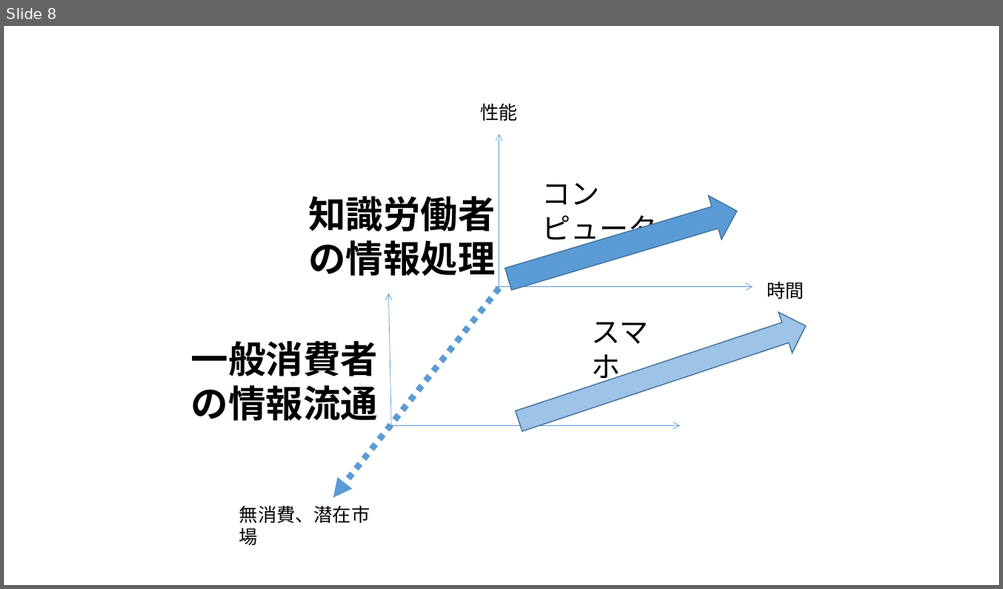
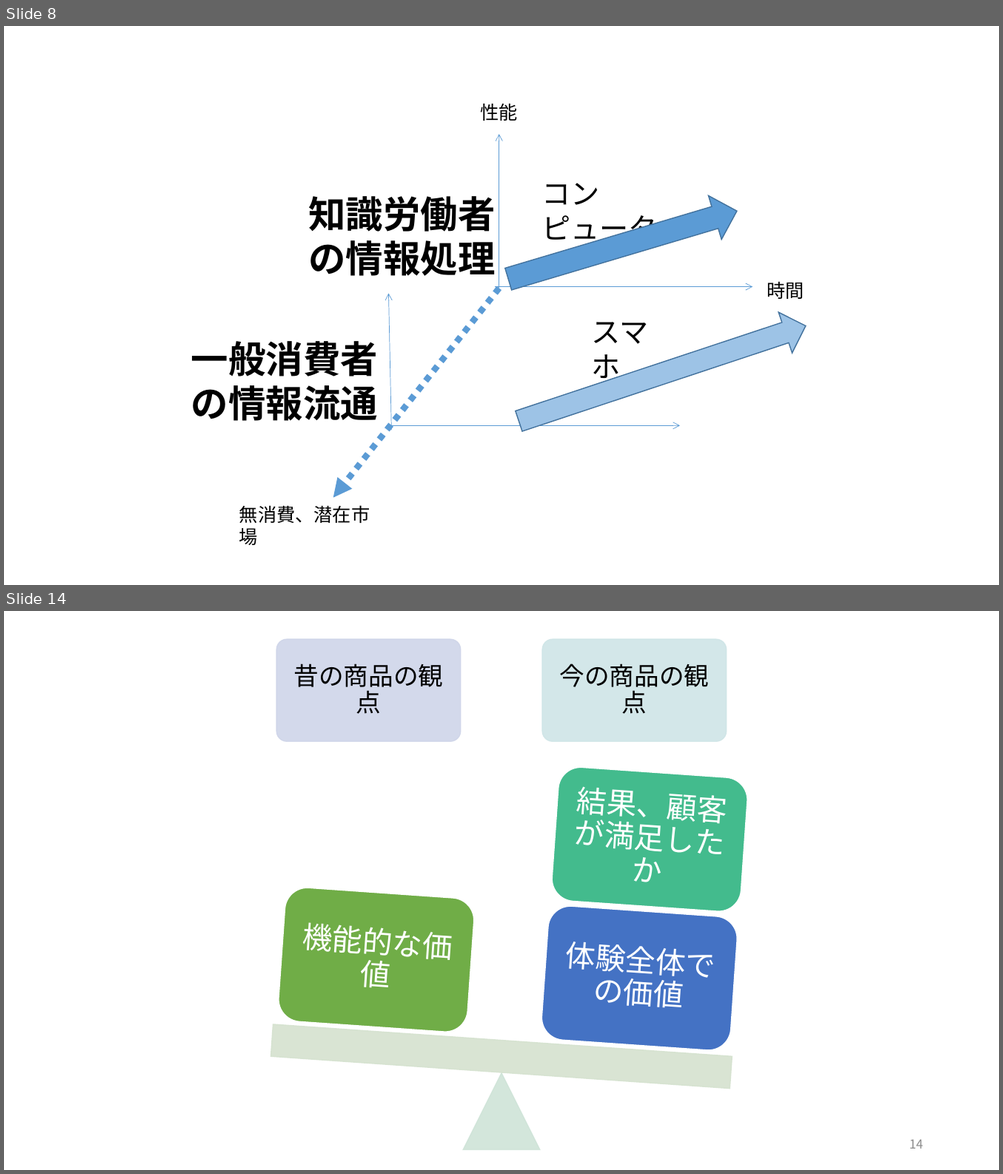
Before and after one commit to satoyoshiharu/innovation_design, a slide deck: figures.pptx. Shown one above the other, each under a label of ours: slide 8 before the commit, slides 8 and 14 after it; the slides between them are not shown. The pictures are 1003x589 and 1003x1174 pixels, drawn with LibreOffice and Linux fonts; fonts in the diff are those of the drawing. Boxes give left, top, right and bottom in pixels: in the first picture for what was removed or moved away, otherwise in the second. Text is boxed around its words. In the diff, an @@ line names an element or a change of style, - is before the commit and + after.

```diff
--- a/figures.pptx
+++ b/figures.pptx
@@ slide 14 added at (x1=4, y1=611, x2=999, y2=1170), background #FFFFFF @@
@@ group added at (x1=270, y1=639, x2=748, y2=1150): 5 rounded rectangles, 5 texts, 1 triangle, 1 rectangle @@
+昔の商品の観点
+今の商品の観点
+体験全体での価値
+結果、顧客が満足したか
+機能的な価値
@@ page number added at (x1=909, y1=1140, x2=923, y2=1149), 12 pt, text #8C8C8C @@
+14
```
Also in this commit, not shown: 1 slide changed, 14 other slides added.
